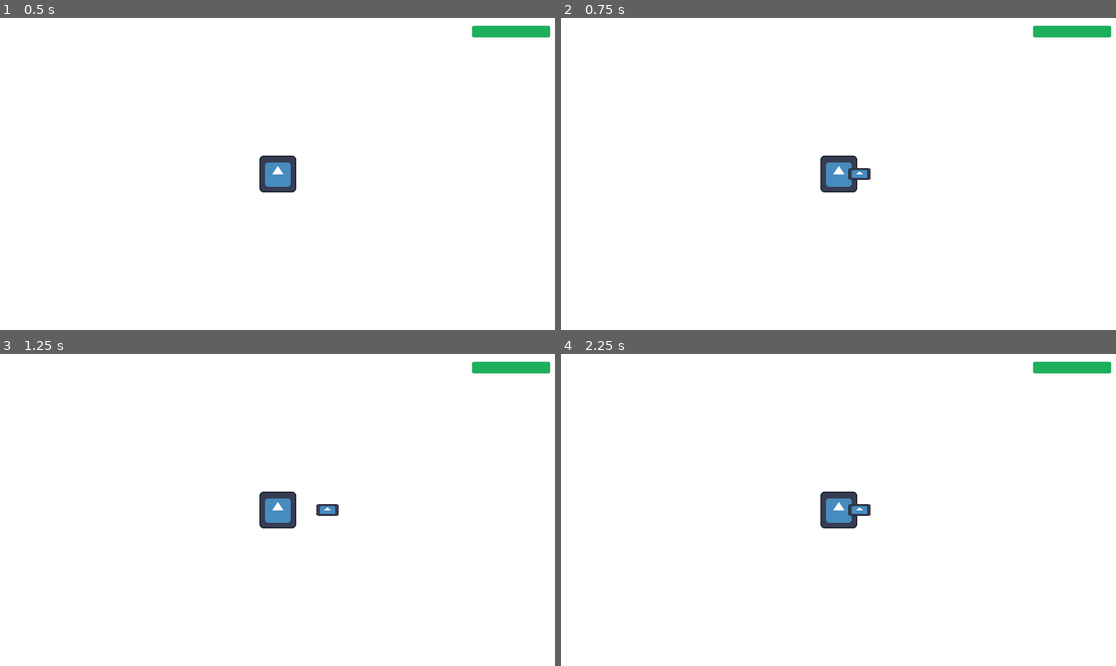
Above: before the commit, frames 1-4 (two rows, left to right).
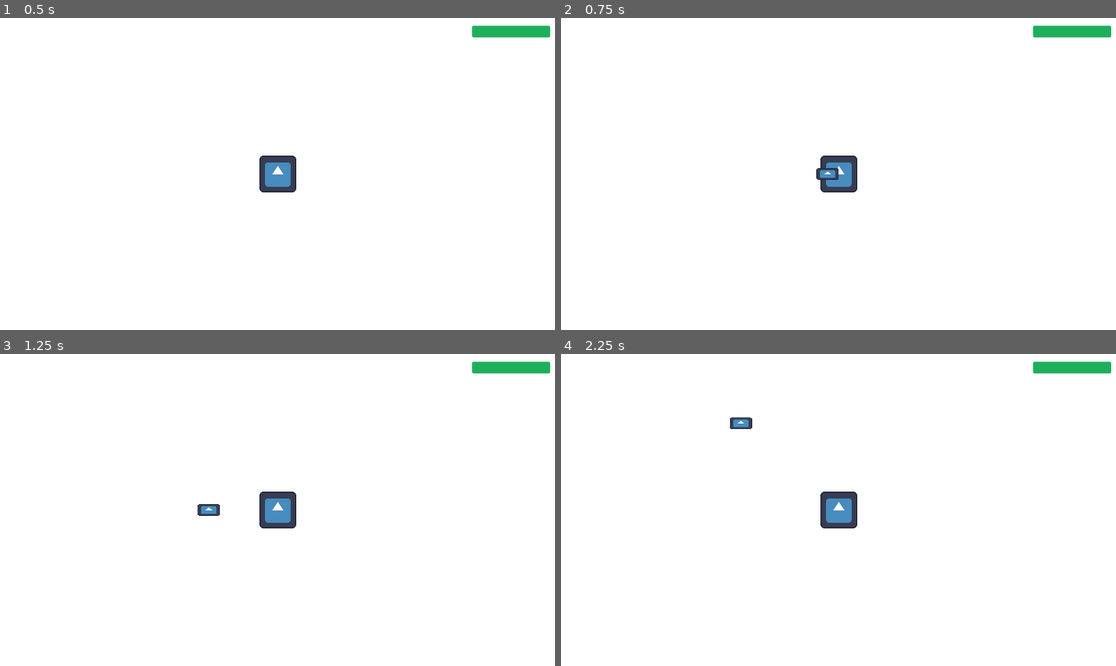
Above: after the commit, the same moments.

Repository: webermael/Informatikprojekt
Game: Godot game, scene res://Game.tscn
Same seed, same stepped clock (60 frames per second), same inputs: the game is played once before the commit and once after it. The engine's default icon, where the game draws it, is replaced by a stand-in: a white triangle on a blue panel in a dark square.
Inputs:
- Up to frame 1 (0.5 s): no input
- Up to frame 2 (0.75 s): tap Enter at 0.5 s; hold Right (ui_right) from 0.53 s (still down); hold Z (ui_ranged_attack) from 0.53 s (still down)
- Up to frame 3 (1.25 s): keep holding Right (ui_right); keep holding Z (ui_ranged_attack)
- Up to frame 4 (2.25 s): release Right (ui_right) at 1.28 s; release Z (ui_ranged_attack) at 1.28 s; hold Down (ui_down) 1.28-2.03 s; tap Z (ui_ranged_attack) at 1.35 s; hold Right (ui_right) from 2.03 s (still down); hold Z (ui_ranged_attack) from 2.03 s (still down)

Frame 1 is identical in both runs. In frame 2, 0.2% of the frame differs, in the area x 45-56%, y 48-52%; in frame 3, 0.3%, in the area x 35-62%, y 48-52%; in frame 4, 0.3%.
Error after the commit: Parse Error: Preload file "res://Player/weapons/Bullet/landed_bullet.tscn" does not exist. (res://Player/weapons/Bullet/Bullet.gd:14)

Commit message:
ranged reload added

Diff:
--- a/Player/Player.gd
+++ b/Player/Player.gd
@@ -16,10 +16,6 @@
 
 func _on_stab_cooldown_timeout():
 	stab_ready = true
-
-
-func _on_bullet_cooldown_timeout():
-	bullet_ready = true
 
 
 func _on_hitbox_body_entered(body):
--- a/Player/Player.tscn
+++ b/Player/Player.tscn
@@ -10,7 +10,7 @@
 [sub_resource type="CircleShape2D" id="CircleShape2D_vki13"]
 radius = 65.0077
 
-[node name="Player" type="CharacterBody2D"]
+[node name="Player" type="CharacterBody2D" groups=["Player"]]
 platform_floor_layers = 4294967040
 script = ExtResource("1_kl8id")
 
--- a/Player/weapons/Bullet/Bullet.gd
+++ b/Player/weapons/Bullet/Bullet.gd
@@ -11,6 +11,9 @@
 	position += direction * SPEED * delta
 	distance_traveled += direction.length() * SPEED * delta
 	if distance_traveled >= MAX_DISTANCE:
+		var landed_bullet = preload("res://Player/weapons/Bullet/landed_bullet.tscn").instantiate()
+		landed_bullet.global_position = global_position
+		$/root/Game.add_child(landed_bullet)
 		queue_free()
 
 
